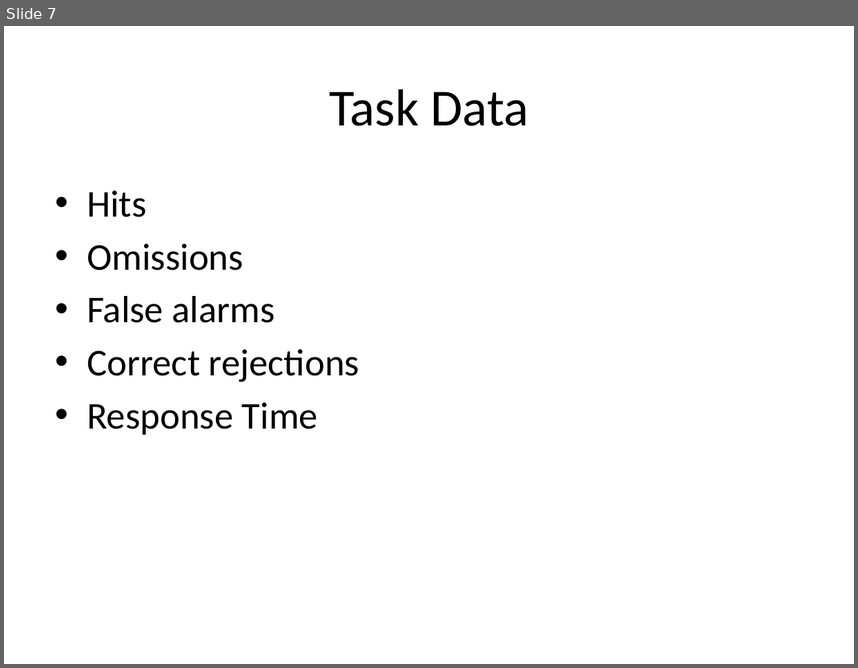
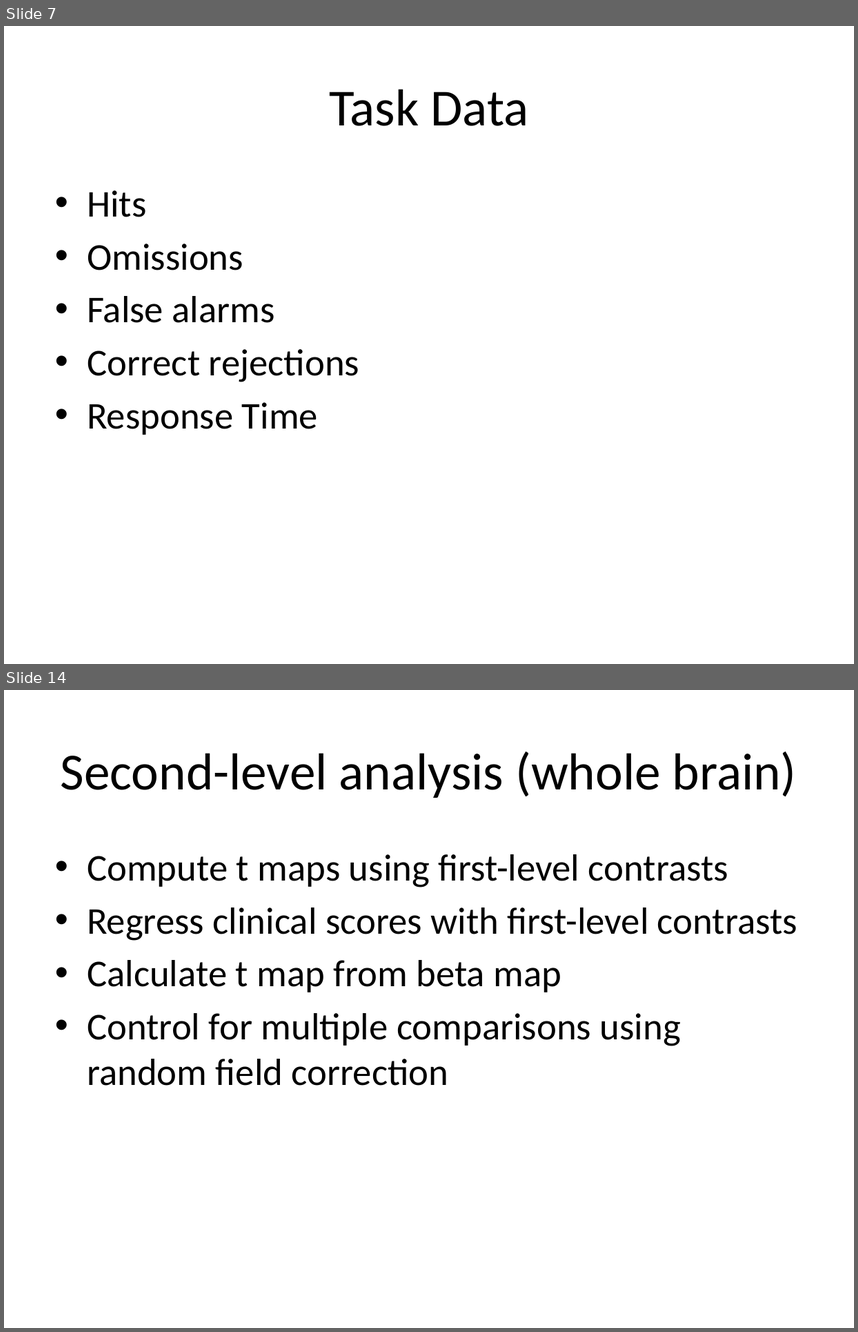
Before and after one commit to psych-214-fall-2016/project-blue, a slide deck: project-blue.pptx. Shown one above the other, each under a label of ours: slide 7 before the commit, slides 7 and 14 after it; the slides between them are not shown. The pictures are 858x668 and 858x1332 pixels, drawn with LibreOffice and Linux fonts; fonts in the diff are those of the drawing. Boxes give left, top, right and bottom in pixels: in the first picture for what was removed or moved away, otherwise in the second. Text is boxed around its words. In the diff, an @@ line names an element or a change of style, - is before the commit and + after.

```diff
--- a/project-blue.pptx
+++ b/project-blue.pptx
@@ slide 14 added at <box>4,690,854,1328</box>, background #FFFFFF @@
@@ title added at <box>61,751,797,798</box>, 44 pt, text #000000 @@
+Second-level analysis (whole brain)
@@ text added at <box>87,854,797,1085</box>, 32 pt, text #000000 @@
+• Compute t maps using first-level contrasts
+• Regress clinical scores with first-level contrasts
+• Calculate t map from beta map
+• Control for multiple comparisons using random field correction
```
Also in this commit, not shown: 5 slides changed, 4 other slides added, 1 slide removed.
